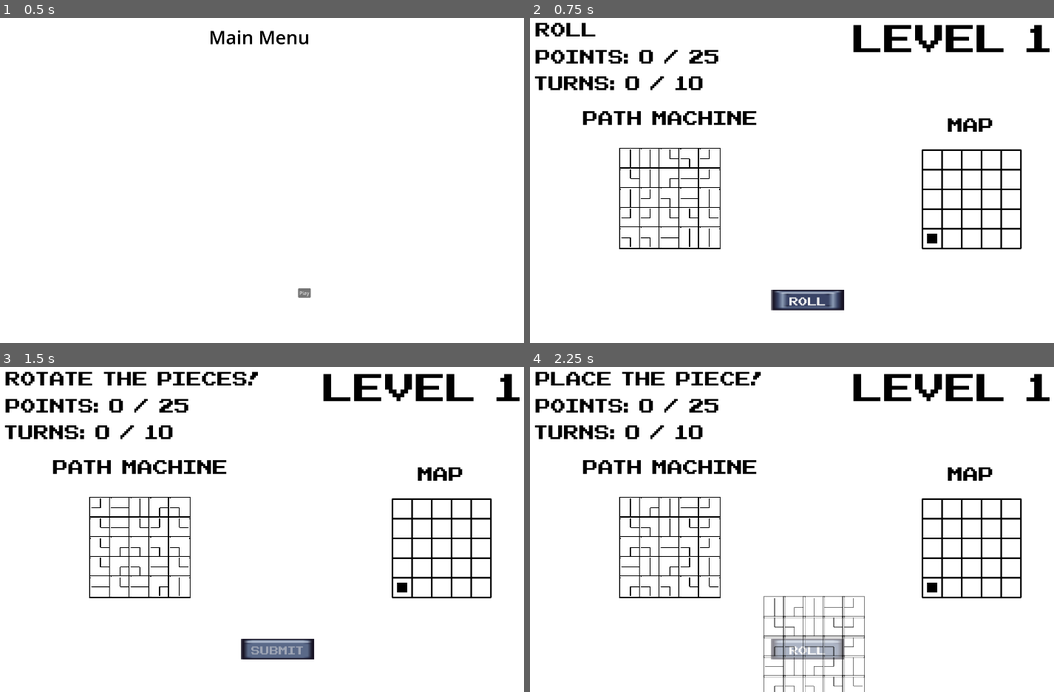
Above: before the commit, frames 1-4 (two rows, left to right).
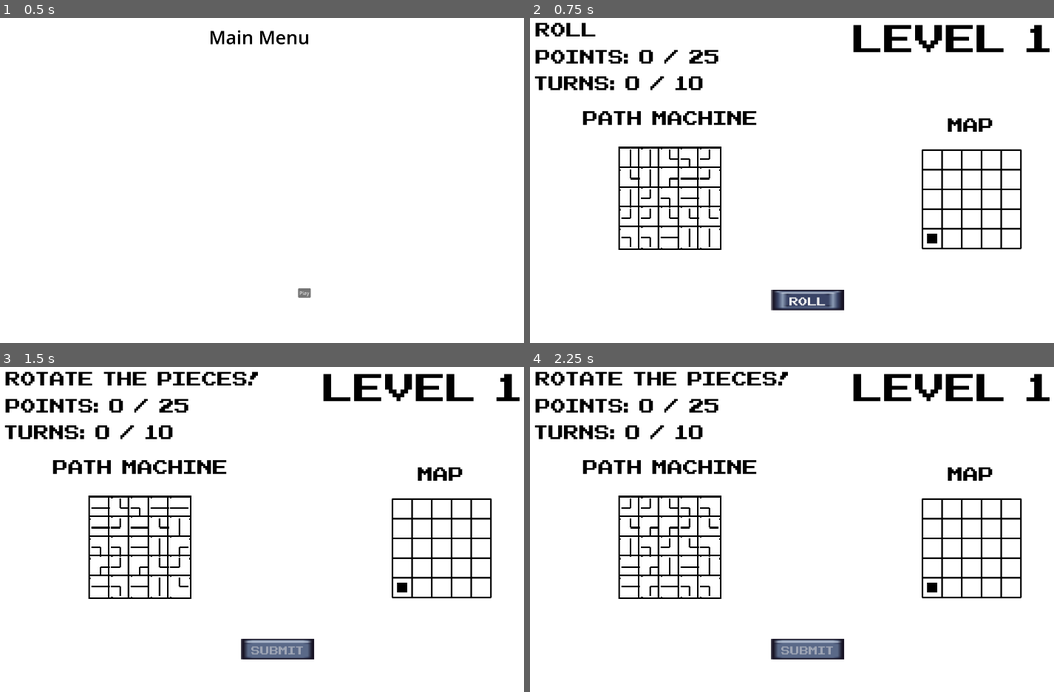
Above: after the commit, the same moments.

Repository: Peachball/gmtk-2025
Game: Godot game, scene res://scenes/menu.tscn
Two runs of this game, one before a commit and one after it. Both use one fixed random seed, a clock stepped at 60 frames per second and the inputs below.
Inputs (mouse positions are in pixels of both pictures, inside the frame that each line leads up to):
- Up to frame 1 (0.5 s): no input
- Up to frame 2 (0.75 s): click "Play" at 0.5 s
- Up to frame 3 (1.5 s): click "Roll" at 1.25 s
- Up to frame 4 (2.25 s): click (807, 649) at 2 s, where only the run before the commit has a clickable "Submit"

Frame 1 is identical in both runs. In frame 2, 1.4% of the frame differs, in the area x 16-37%, y 39-72%; in frame 3, 1.7%; in frame 4, 4.8%, in the area x 1-64%, y 1-100%.

Commit message:
make tile lines thicker and change color of highlight plus audio for actions

Diff:
--- a/Default.tres
+++ b/Default.tres
@@ -1,8 +1,8 @@
 [gd_resource type="Theme" load_steps=8 format=3 uid="uid://bj2t2yivp2ovy"]
 
-[ext_resource type="FontFile" uid="uid://b274shtmu3nu3" path="res://NESCyrillic.ttf" id="1_nmhd5"]
-[ext_resource type="Texture2D" uid="uid://d2cjq0o2jb0ik" path="res://ButtonsMap.png" id="2_7ghkt"]
-[ext_resource type="Texture2D" uid="uid://bd6n71mtor4vp" path="res://TileMap8.png" id="3_7ghkt"]
+[ext_resource type="FontFile" uid="uid://b274shtmu3nu3" path="res://assets/NESCyrillic.ttf" id="1_nmhd5"]
+[ext_resource type="Texture2D" uid="uid://d2cjq0o2jb0ik" path="res://assets/ButtonsMap.png" id="2_7ghkt"]
+[ext_resource type="Texture2D" uid="uid://bd6n71mtor4vp" path="res://assets/TileMap8.png" id="3_7ghkt"]
 
 [sub_resource type="StyleBoxTexture" id="StyleBoxTexture_x6ffq"]
 texture = ExtResource("2_7ghkt")
--- a/objects/tile.gd
+++ b/objects/tile.gd
@@ -5,9 +5,10 @@
 var start := Vector2(inset, Constant.TILE_WIDTH / 2)
 var mid := Vector2(Constant.TILE_WIDTH / 2, Constant.TILE_WIDTH / 2)
 var end := Vector2(Constant.TILE_WIDTH - inset, Constant.TILE_WIDTH / 2)
-var line_thickness := 3
+var line_thickness := 5
 var inset := 2
 var allow_rotate := true
+const highlight_color := Color.MEDIUM_AQUAMARINE
 
 var start_direction: int = Constant.Direction.LEFT
 var end_direction: int = Constant.Direction.RIGHT
@@ -75,7 +76,7 @@
 	var white = Color(1, 1, 1)
 	if out_of_focus:
 		black = Color(0, 0, 0, 0.5)
-		white = Color(1, 1, 1, 0.5)
+		white = Color(1, 1, 1, 0)
 
 	draw_rect(my_rect, white, true)
 
@@ -94,12 +95,13 @@
 func draw_path(a: Vector2, b: Vector2, highlight: bool):
 	var color = Color(0, 0, 0)
 	if highlight:
-		color = Color.YELLOW
-	if out_of_focus:
+		color = highlight_color
+	if out_of_focus and color != highlight_color:
 		color.a = 0.5
 	draw_line(a, b, color, line_thickness)
 
 func rotate_tile() -> void:
+	$"Tile Rotate Sound".play()
 	allow_rotate = false
 
 	var angle := deg_to_rad(90)
--- a/objects/tile.tscn
+++ b/objects/tile.tscn
@@ -1,6 +1,11 @@
-[gd_scene load_steps=2 format=3 uid="uid://dbeekhwtd32r0"]
+[gd_scene load_steps=3 format=3 uid="uid://dbeekhwtd32r0"]
 
 [ext_resource type="Script" uid="uid://dq7drewyj7oqb" path="res://objects/tile.gd" id="1_os0ok"]
+[ext_resource type="AudioStream" uid="uid://c0p5tmy04latg" path="res://assets/290383__littlerobotsoundfactory__slide_sharp_01.wav" id="2_1bf1l"]
 
 [node name="Tile" type="Node2D"]
 script = ExtResource("1_os0ok")
+
+[node name="Tile Rotate Sound" type="AudioStreamPlayer2D" parent="."]
+stream = ExtResource("2_1bf1l")
+volume_db = -5.0
--- a/objects/world_map.gd
+++ b/objects/world_map.gd
@@ -36,12 +36,14 @@
 	if in_animation:
 		return
 	in_animation = true
+	$PlayerMovingSound.play()
 	var tween := create_tween()
 	for p in positions:
 		tween.tween_property($Player, "position", Vector2((p.x + 0.5) * Constant.TILE_WIDTH,
 			(p.y + .5) * Constant.TILE_WIDTH), 0.2)
 	tween.tween_callback(func ():
-		in_animation = false)
+		in_animation = false
+		$PlayerMovingSound.stop())
 
 func get_player_position() -> Vector2i:
 	return Vector2i(($Player.position / Constant.TILE_WIDTH).floor())
--- a/objects/world_map.tscn
+++ b/objects/world_map.tscn
@@ -1,8 +1,9 @@
-[gd_scene load_steps=4 format=3 uid="uid://yuuhuoojdr0t"]
+[gd_scene load_steps=5 format=3 uid="uid://yuuhuoojdr0t"]
 
 [ext_resource type="Script" uid="uid://8mo66ww5qs30" path="res://objects/world_map.gd" id="1_byqtc"]
 [ext_resource type="PackedScene" uid="uid://d216s1x61xwa0" path="res://objects/player.tscn" id="2_6gtln"]
 [ext_resource type="Theme" uid="uid://bj2t2yivp2ovy" path="res://Default.tres" id="3_86m30"]
+[ext_resource type="AudioStream" uid="uid://cb6bcbufcqrj8" path="res://assets/501102__evretro__8-bit-footsteps-[AudioTrimmer.com].wav" id="4_we7ej"]
 
 [node name="WorldMap" type="Node2D"]
 script = ExtResource("1_byqtc")
@@ -18,3 +19,6 @@
 theme_override_colors/font_color = Color(0, 0, 0, 1)
 theme_override_font_sizes/font_size = 100
 text = "Map"
+
+[node name="PlayerMovingSound" type="AudioStreamPlayer2D" parent="."]
+stream = ExtResource("4_we7ej")
--- a/scenes/level.gd
+++ b/scenes/level.gd
@@ -83,6 +83,7 @@
 	if $WorldMap.in_animation:
 		return
 
+	$ConfirmPlayerPathSound.play()
 	var grid_map: Dictionary[Vector2i, Tile] = {}
 	for child in $HeldTiles.get_children():
 		var tile := child as Tile
@@ -189,6 +190,7 @@
 	return position_history
 
 func _on_roll_submit_button_pressed() -> void:
+	$RollSubmitButtonSound.play()
 	match player_action:
 		SLOT_MACHINE_EDIT:
 			var tile_inst = preload("res://objects/tile.tscn")
@@ -208,8 +210,9 @@
 		SLOT_MACHINE_PREROLL:
 			player_action = SLOT_MACHINE_EDIT
 			$RollSubmitButton.disabled = true
+			$SlotRollingSound.play()
 			for n in range(0, 20):
-				await get_tree().create_timer(0.03).timeout
+				await get_tree().create_timer(0.04).timeout
 				$SlotMachine.reroll()
 			$RollSubmitButton.disabled = false
 			rolled = !rolled
--- a/scenes/level.tscn
+++ b/scenes/level.tscn
@@ -1,10 +1,13 @@
-[gd_scene load_steps=7 format=3 uid="uid://hpewmm5q6vx"]
+[gd_scene load_steps=10 format=3 uid="uid://hpewmm5q6vx"]
 
 [ext_resource type="Script" uid="uid://dghhwhugu5ecp" path="res://scenes/level.gd" id="1_2q6dc"]
 [ext_resource type="PackedScene" uid="uid://jjl5ordimcp4" path="res://objects/slot_machine.tscn" id="2_w8frs"]
 [ext_resource type="PackedScene" uid="uid://yuuhuoojdr0t" path="res://objects/world_map.tscn" id="3_mx8sn"]
 [ext_resource type="Theme" uid="uid://bj2t2yivp2ovy" path="res://Default.tres" id="4_ppgk2"]
-[ext_resource type="Texture2D" uid="uid://bd6n71mtor4vp" path="res://TileMap8.png" id="5_ppgk2"]
+[ext_resource type="Texture2D" uid="uid://bd6n71mtor4vp" path="res://assets/TileMap8.png" id="5_ppgk2"]
+[ext_resource type="AudioStream" uid="uid://bca2l7at6w7hq" path="res://assets/107155__bubaproducer__button-8.wav" id="6_2r41h"]
+[ext_resource type="AudioStream" uid="uid://cvjrgxrteghv8" path="res://assets/118239__pierrecartoons1979__slot-machine-phrygian-[AudioTrimmer.com] (1).mp3" id="7_klq6b"]
+[ext_resource type="AudioStream" uid="uid://bmukry77oxg88" path="res://assets/756269__joseegn__ui_sound_submit_1.wav" id="8_b121j"]
 
 [sub_resource type="StyleBoxTexture" id="StyleBoxTexture_2r41h"]
 texture = ExtResource("5_ppgk2")
@@ -87,4 +90,14 @@
 horizontal_alignment = 1
 vertical_alignment = 1
 
+[node name="RollSubmitButtonSound" type="AudioStreamPlayer2D" parent="."]
+stream = ExtResource("6_2r41h")
+
+[node name="SlotRollingSound" type="AudioStreamPlayer2D" parent="."]
+stream = ExtResource("7_klq6b")
+volume_db = 2.261
+
+[node name="ConfirmPlayerPathSound" type="AudioStreamPlayer2D" parent="."]
+stream = ExtResource("8_b121j")
+
 [connection signal="pressed" from="RollSubmitButton" to="." method="_on_roll_submit_button_pressed"]
Not shown, added: assets/107155__bubaproducer__button-8.wav.import
Not shown, added: assets/118239__pierrecartoons1979__slot-machine-phrygian-[AudioTrimmer.com] (1).mp3.import
Not shown, added: assets/290383__littlerobotsoundfactory__slide_sharp_01.wav.import
Not shown, added: assets/501102__evretro__8-bit-footsteps-[AudioTrimmer.com].wav.import
Not shown, added: assets/756269__joseegn__ui_sound_submit_1.wav.import
Renamed: ButtonsMap.png -> assets/ButtonsMap.png
Not shown, changed: assets/ButtonsMap.png.import
Renamed: NESCyrillic.ttf -> assets/NESCyrillic.ttf
Not shown, changed: assets/NESCyrillic.ttf.import
Renamed: TileMap8.png -> assets/TileMap8.png
Not shown, changed: assets/TileMap8.png.import
Not shown, added: assets/107155__bubaproducer__button-8.wav
(and 4 more such lines)
